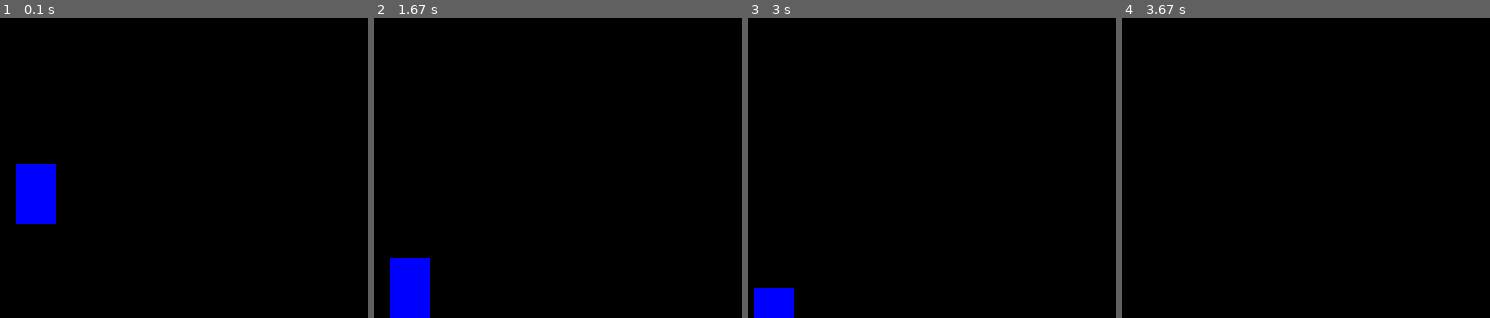
Above: before the commit, frames 1-4 (left to right).
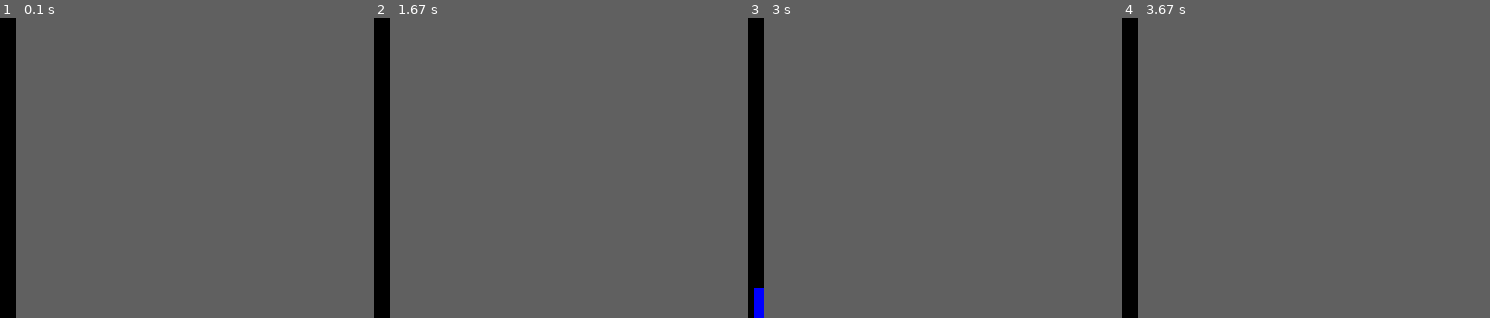
Above: after the commit, the same moments.

Repository: RogiVerakot/platformer-on-pygame
Game: pygame game, started from main.py
The game is run twice, just before and just after one commit, with the same random seed, the same clock (stepped at 60 frames per second) and the same inputs.
Inputs:
- Up to frame 1 (0.1 s): no input
- Up to frame 2 (1.67 s): no input
- Up to frame 3 (3 s): hold Left 1.83-2.37 s; hold Left 2.4-2.8 s; hold Up from 2.83 s (still down)
- Up to frame 4 (3.67 s): release Up at 3.2 s
The pictures show only the part of the screen within x 0-50%, y 50-100%; the shares and areas given below are measured in that part.
The window is 800x600 before the commit and 80x600 after it. Grey fills any space a smaller window leaves; there, only what the larger window draws over its background counts as a difference.

The runs differ from the first frame. In frame 1, 2.2% of the frame differs, in the area x 4-16%, y 48-69%; in frame 2, 2.2%; in frame 3, 0.8%; in frame 4, only the window size differs.

Commit message:
I update pictures

Diff:
--- a/main.py
+++ b/main.py
@@ -2,7 +2,7 @@
 from player import *
 
 pygame.init()
-W = 800
+W = 80
 H = 600
 screen = pygame.display.set_mode((W, H))
 clock = pygame.time.Clock()
